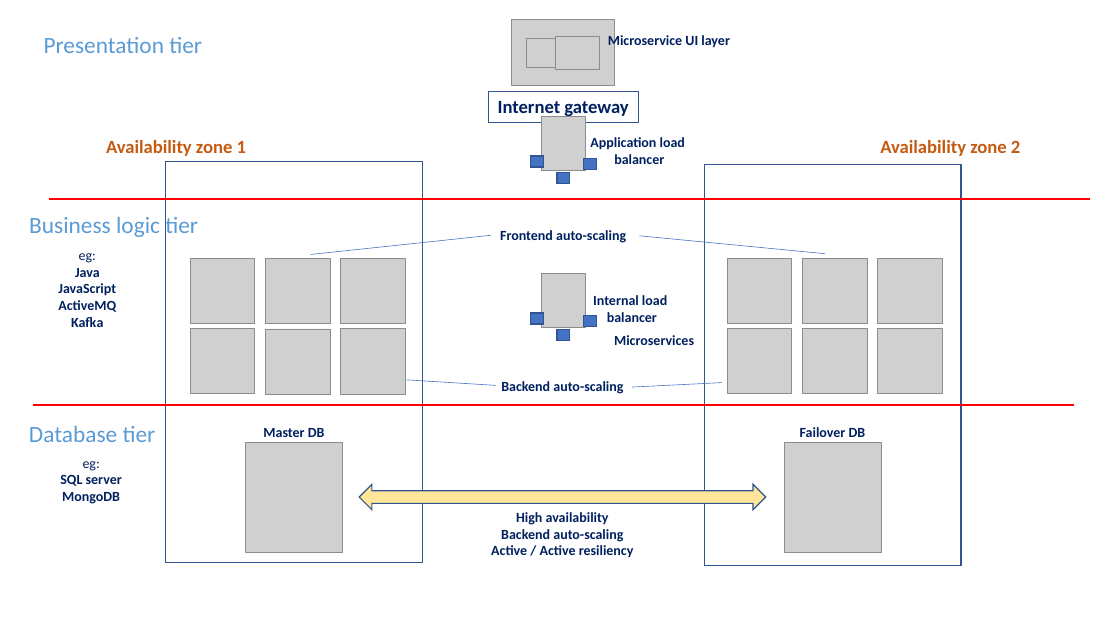
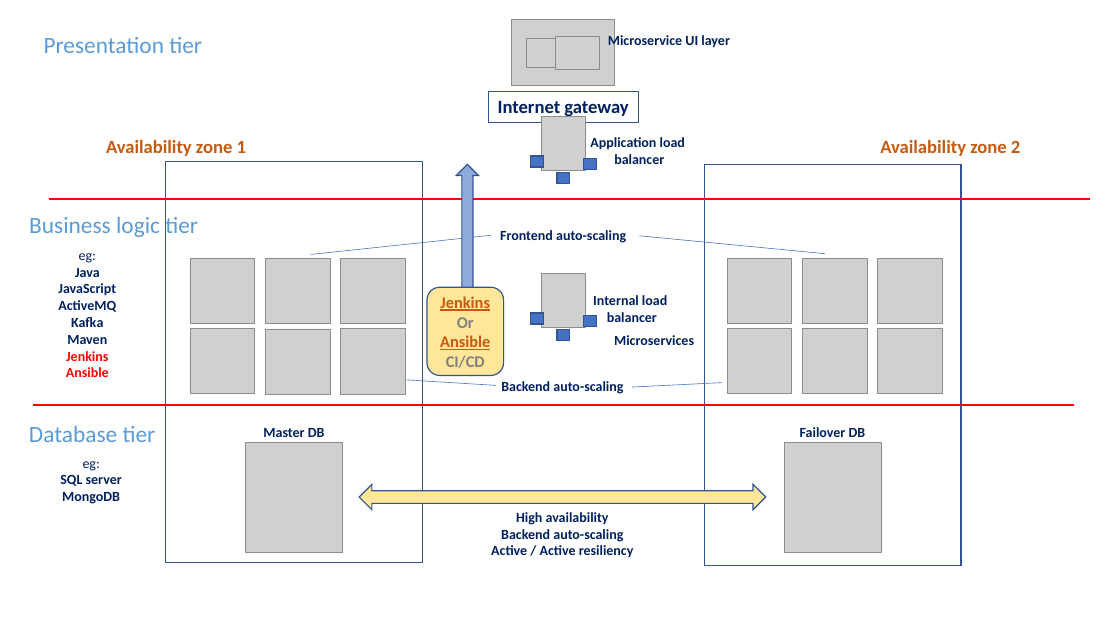
Before and after one commit to DevOps-Bren/KPMG, a slide deck: slide 1 of Challenge_1.pptx. Drawn at 1120x630 pixels with LibreOffice and Linux fonts; fonts in the diff are those of the drawing; grey boxes stand for pictures. Boxes give left, top, right and bottom in pixels: in the first picture for what was removed or moved away, otherwise in the second. Text is boxed around its words. In the diff, an @@ line names an element or a change of style, - is before the commit and + after.

Commit message:
challenge 1 update

```diff
--- a/Challenge_1.pptx
+++ b/Challenge_1.pptx
@@ up arrow added at (x1=456, y1=165, x2=478, y2=287), fill #8FAADC, outline #325491 1 pt @@
@@ rounded rectangle added at (x1=427, y1=287, x2=503, y2=376), fill #FFE699, outline #325491 1 pt, 14 pt, text #C55A11, bold, underline @@
+Jenkins
+Or
+Ansible CI/CD
@@ text at (x1=66, y1=335, x2=109, y2=377): paragraphs added @@
+Maven
+Jenkins
+Ansible
```
